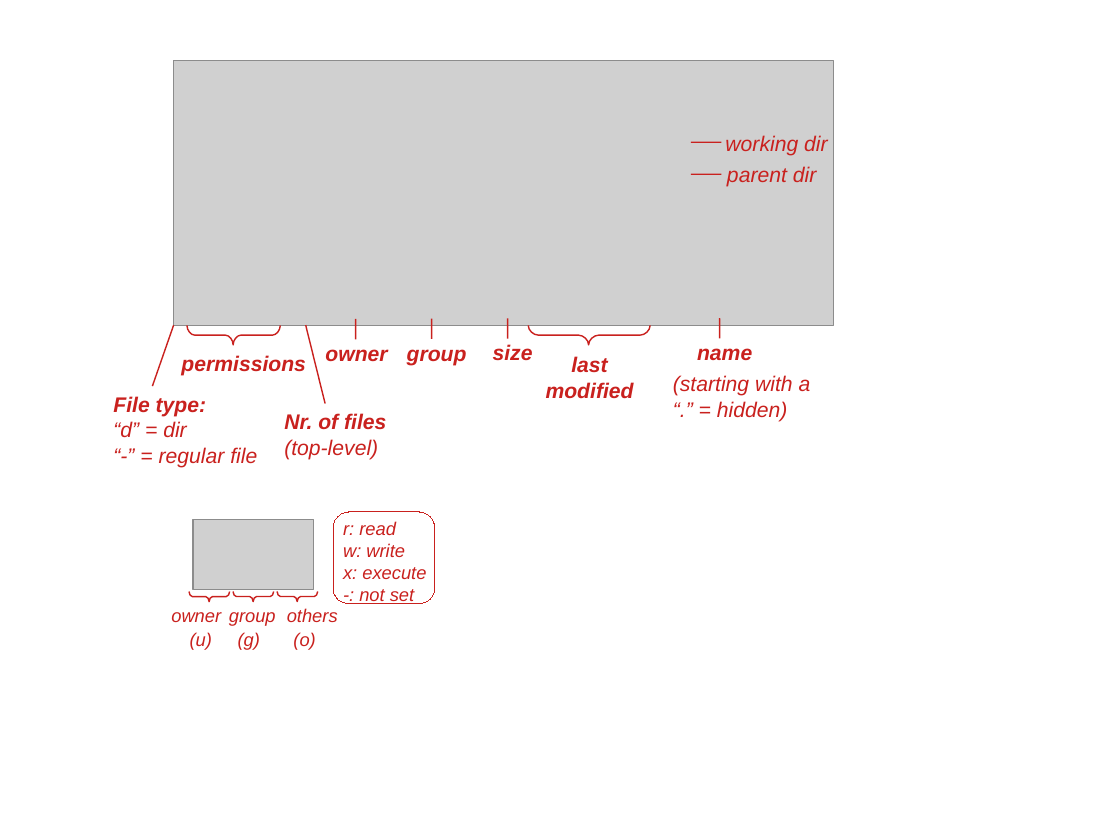
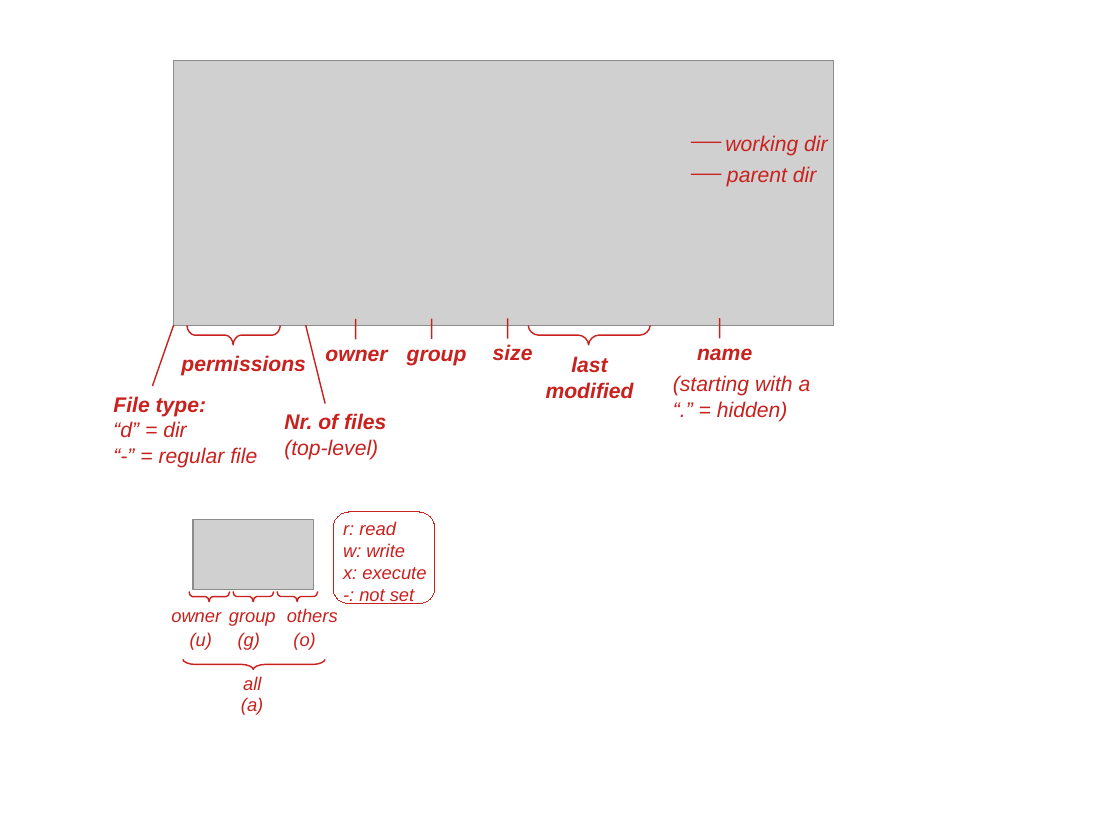
Before and after one commit to mcic-osu/pracs-sp21, a slide deck: slide 1 of _posts/week-02/slides/img/long-ls.odp. Drawn at 1120x840 pixels with LibreOffice and Linux fonts; fonts in the diff are those of the drawing; grey boxes stand for pictures. Boxes give left, top, right and bottom in pixels: in the first picture for what was removed or moved away, otherwise in the second. Text is boxed around its words. In the diff, an @@ line names an element or a change of style, - is before the commit and + after.

```diff
--- a/_posts/week-02/slides/img/long-ls.odp
+++ b/_posts/week-02/slides/img/long-ls.odp
@@ freeform shape added at bbox=[183, 660, 325, 670], outline #C9211E 0.99 pt @@
@@ text added at bbox=[243, 676, 261, 690], 13 pt, text #C9211E, italic @@
+all
@@ text added at bbox=[241, 697, 263, 715], 13 pt, text #C9211E, italic @@
+(a)
```
Also in this commit, not shown: 10 other files.
